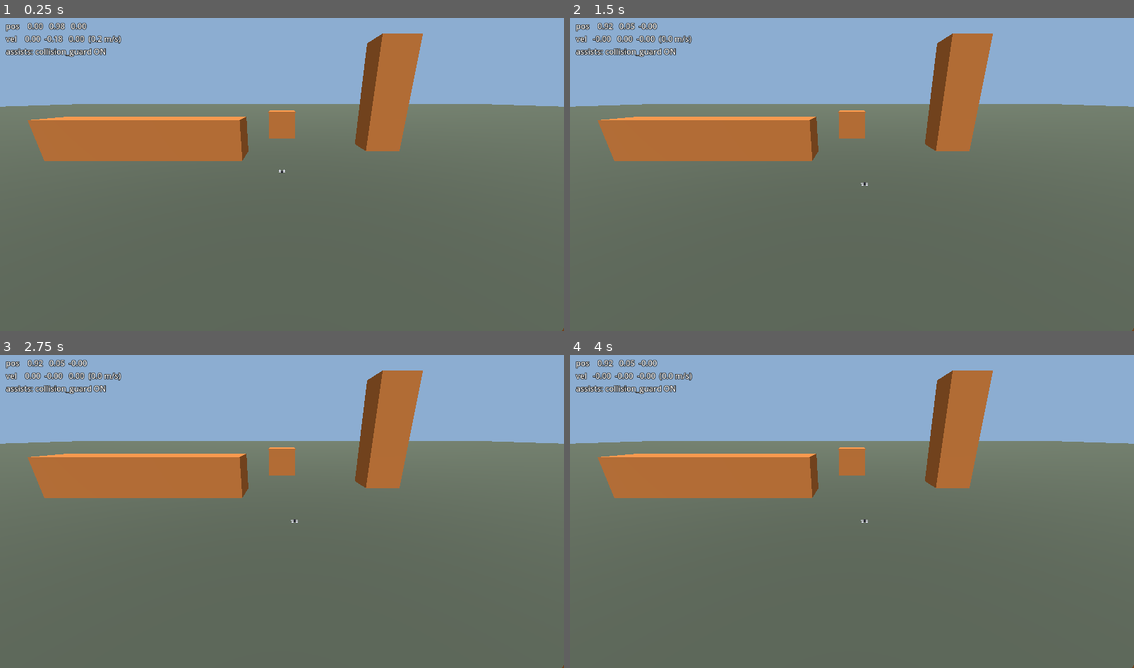
Above: before the commit, frames 1-4 (two rows, left to right).
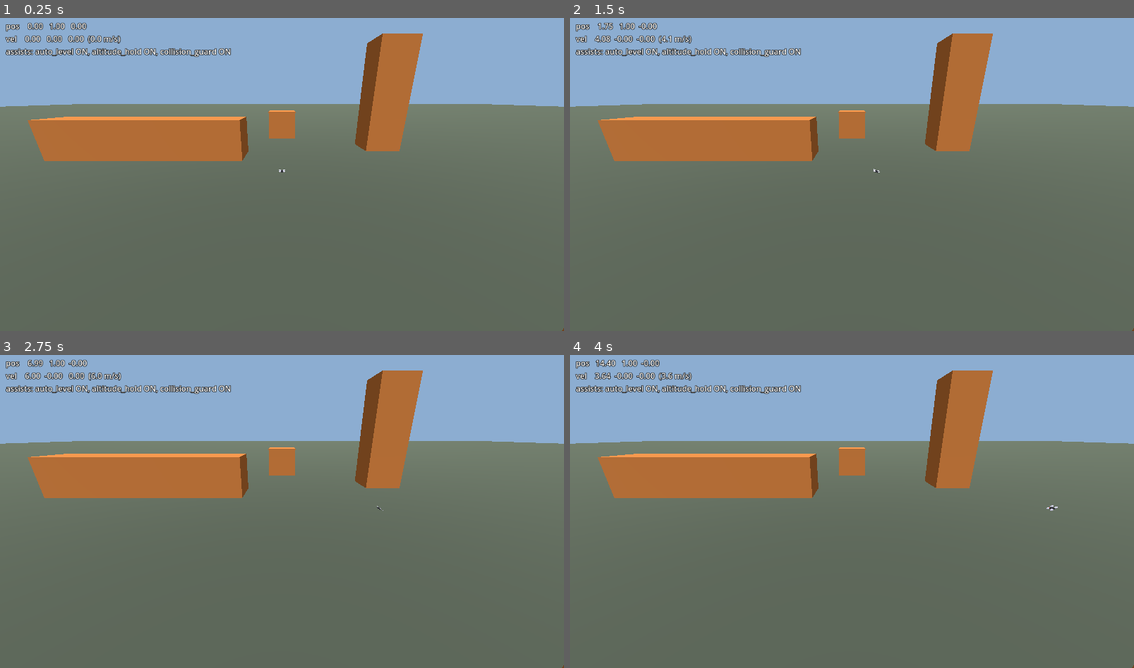
Above: after the commit, the same moments.

Repository: avdrav1/drone-sports
Game: Godot game, scene res://scenes/debug_flight.tscn
Two runs of this game, one before a commit and one after it. Both use one fixed random seed, a clock stepped at 60 frames per second and the inputs below.
Inputs (mouse positions are in pixels of both pictures, inside the frame that each line leads up to):
- Up to frame 1 (0.25 s): no input
- Up to frame 2 (1.5 s): tap Enter at 0.5 s; move the mouse to (976, 155) at 0.52 s; hold Right (roll_right) 0.53-1.25 s; click (976, 155) at 0.67 s; drag from (739, 187) to (823, 237) at 1.27 s
- Up to frame 3 (2.75 s): tap Space at 2 s; move the mouse to (338, 439) at 2.02 s; hold Right (roll_right) from 2.03 s (still down)
- Up to frame 4 (4 s): release Right (roll_right) at 2.75 s; tap Enter at 2.75 s; drag from (823, 574) to (682, 461) at 2.77 s; tap Space at 3.5 s; move the mouse to (1021, 558) at 3.52 s; hold Left (roll_left) from 3.53 s (still down)

The runs differ from the first frame. In frame 1, 0.9% of the frame differs, in the area x 6-51%, y 1-50%; in frame 2, 0.8%; in frame 3, 0.7%; in frame 4, 1.1%, in the area x 4-87%, y 1-54%.

Commit message:
Story 1.5: Altitude hold and auto-level
Co-Authored-By: Claude Opus 5.5 <noreply@anthropic.com>

Diff:
--- a/scenes/drone/drone.tscn
+++ b/scenes/drone/drone.tscn
@@ -1,8 +1,10 @@
-[gd_scene load_steps=10 format=3]
+[gd_scene load_steps=12 format=3]
 
 [ext_resource type="Script" path="res://scripts/drone/drone.gd" id="1_drone"]
 [ext_resource type="Script" path="res://scripts/drone/assist_pipeline.gd" id="2_pipeline"]
 [ext_resource type="Script" path="res://scripts/drone/assists/collision_guard.gd" id="3_guard"]
+[ext_resource type="Script" path="res://scripts/drone/assists/auto_level.gd" id="4_level"]
+[ext_resource type="Script" path="res://scripts/drone/assists/altitude_hold.gd" id="5_alt"]
 
 [sub_resource type="BoxShape3D" id="body_shape"]
 size = Vector3(0.4, 0.12, 0.4)
@@ -63,5 +65,11 @@
 [node name="Assists" type="Node" parent="."]
 script = ExtResource("2_pipeline")
 
+[node name="AutoLevel" type="Node" parent="Assists"]
+script = ExtResource("4_level")
+
+[node name="AltitudeHold" type="Node" parent="Assists"]
+script = ExtResource("5_alt")
+
 [node name="CollisionGuard" type="Node" parent="Assists"]
 script = ExtResource("3_guard")
--- /dev/null
+++ b/scripts/drone/assists/altitude_hold.gd
@@ -0,0 +1,43 @@
+class_name AltitudeHold
+extends Assist
+# Throttle stick asks for a climb rate. Centered, the drone brakes its climb or
+# sink, then holds the height where it stopped. Compensates for tilt.
+
+## Climb rate at full throttle stick, m/s.
+@export var climb_rate := 4.0
+## Throttle within this of center counts as centered.
+@export var deadzone := 0.05
+## Below this climb rate a centered stick locks the height, m/s.
+@export var lock_rate := 0.2
+## Height error to climb rate, 1/s.
+@export var height_gain := 2.0
+## Climb rate error to acceleration, 1/s.
+@export var rate_gain := 4.0
+
+var target_height := 0.0
+var _holding := false
+var _last_frame := -1
+
+func _init() -> void:
+	assist_id = &"altitude_hold"
+
+func apply(intent: Intent, drone: Drone, _delta: float) -> void:
+	var frame := Engine.get_physics_frames()
+	if frame - _last_frame > 1:
+		_holding = false # just switched on: hold where we are now
+	_last_frame = frame
+	var y := drone.global_position.y
+	var wanted_rate: float
+	if absf(intent.throttle) > deadzone:
+		_holding = false
+		wanted_rate = intent.throttle * climb_rate
+	elif not _holding and absf(drone.linear_velocity.y) > lock_rate:
+		wanted_rate = 0.0
+	else:
+		if not _holding:
+			_holding = true
+			target_height = y
+		wanted_rate = clampf(height_gain * (target_height - y), -climb_rate, climb_rate)
+	var accel := rate_gain * (wanted_rate - drone.linear_velocity.y)
+	var lift := drone.mass * (drone.gravity() + accel) / maxf(cos(FlightControl.tilt(drone)), 0.5)
+	intent.throttle = clampf(Mixer.hover_throttle(lift / Drone.MOTOR_COUNT, drone.max_thrust), -1.0, 1.0)
--- /dev/null
+++ b/scripts/drone/assists/auto_level.gd
@@ -0,0 +1,15 @@
+class_name AutoLevel
+extends Assist
+# Angle mode: pitch and roll sticks ask for a tilt angle instead of a spin.
+# Released sticks ask for zero tilt, so the drone levels itself.
+
+## Tilt at full stick deflection.
+@export var max_angle := deg_to_rad(35.0)
+
+func _init() -> void:
+	assist_id = &"auto_level"
+
+func apply(intent: Intent, drone: Drone, _delta: float) -> void:
+	var sticks := FlightControl.attitude_sticks(drone, intent.pitch * max_angle, intent.roll * max_angle)
+	intent.pitch = sticks.x
+	intent.roll = sticks.y
--- a/tests/test_input_mixer.gd
+++ b/tests/test_input_mixer.gd
@@ -24,6 +24,7 @@
 	d.add_child(src)
 	d.intent_source = src
 	Sim.add(d)
+	d.assists.apply_stack(Sim.all_off())
 	d.global_position = Vector3(x, 20, 0)
 	return d
 
--- /dev/null
+++ b/tests/test_level_and_altitude.gd
@@ -0,0 +1,75 @@
+extends RefCounted
+# Story 1.5: altitude hold and auto-level.
+
+const Sim = preload("res://tests/sim.gd")
+
+func _stack(level: bool, alt: bool) -> AssistStack:
+	var s := Sim.all_off()
+	s.auto_level = level
+	s.altitude_hold = alt
+	return s
+
+func test_release_returns_to_level_constant_height_within_1s() -> bool:
+	var d := Sim.drone(Sim.intent(0.8, 0.9, -0.6, 0.3), Vector3(0, 10, 0), _stack(true, true))
+	await Sim.physics_frames(90) # climbing, pitched, banked, yawing
+	d.intent_source.value = Sim.intent() # release everything
+	await Sim.physics_frames(60)
+	var tilt := rad_to_deg(FlightControl.tilt(d))
+	var vy := d.linear_velocity.y
+	var h0 := d.global_position.y
+	var spread := 0.0
+	for i in 60:
+		await Sim.physics_frames(1)
+		spread = maxf(spread, absf(d.global_position.y - h0))
+	print("        after 1 s: tilt %.2f deg, vy %.3f m/s, height drift next 1 s %.3f m" % [tilt, vy, spread])
+	d.free()
+	return tilt < 3.0 and absf(vy) < 0.15 and spread < 0.1
+
+func test_bank_persists_without_auto_level() -> bool:
+	var d := Sim.drone(Sim.intent(), Vector3(0, 10, 0), _stack(false, true))
+	d.rotate_z(deg_to_rad(-20.0)) # right side down
+	await Sim.physics_frames(60)
+	var bank := rad_to_deg(FlightControl.roll_angle(d))
+	d.free()
+	return bank > 15.0
+
+func test_auto_level_levels_same_bank() -> bool:
+	var d := Sim.drone(Sim.intent(), Vector3(0, 10, 0), _stack(true, true))
+	d.rotate_z(deg_to_rad(-20.0))
+	await Sim.physics_frames(60)
+	var bank := rad_to_deg(FlightControl.roll_angle(d))
+	d.free()
+	return absf(bank) < 2.0
+
+func test_centered_throttle_sinks_without_altitude_hold() -> bool:
+	var d := Sim.drone(Sim.intent(), Vector3(0, 10, 0), _stack(true, false))
+	await Sim.physics_frames(60)
+	var ok := d.global_position.y < 9.7 and d.linear_velocity.y < 0.0
+	d.free()
+	return ok
+
+func test_centered_throttle_holds_with_altitude_hold() -> bool:
+	var d := Sim.drone(Sim.intent(), Vector3(0, 10, 0), _stack(true, true))
+	await Sim.physics_frames(120)
+	var ok := absf(d.global_position.y - 10.0) < 0.05
+	d.free()
+	return ok
+
+func test_throttle_stick_sets_climb_rate() -> bool:
+	var d := Sim.drone(Sim.intent(0.5), Vector3(0, 10, 0), _stack(true, true))
+	await Sim.physics_frames(90)
+	var rate := d.linear_velocity.y
+	d.free()
+	return absf(rate - 2.0) < 0.2
+
+func test_each_toggles_live() -> bool:
+	var d := Sim.drone(Sim.intent(), Vector3(0, 10, 0), _stack(true, true))
+	await Sim.physics_frames(30)
+	d.assists.get_node("AltitudeHold").enabled = false
+	await Sim.physics_frames(60)
+	var sank := d.global_position.y < 9.7
+	d.assists.get_node("AltitudeHold").enabled = true
+	await Sim.physics_frames(60)
+	var vy := d.linear_velocity.y
+	d.free()
+	return sank and absf(vy) < 0.2
Not shown, added: scripts/drone/assists/altitude_hold.gd.uid
Not shown, added: scripts/drone/assists/auto_level.gd.uid
Not shown, added: tests/test_level_and_altitude.gd.uid
Not shown, changed: docs/BACKLOG.md
